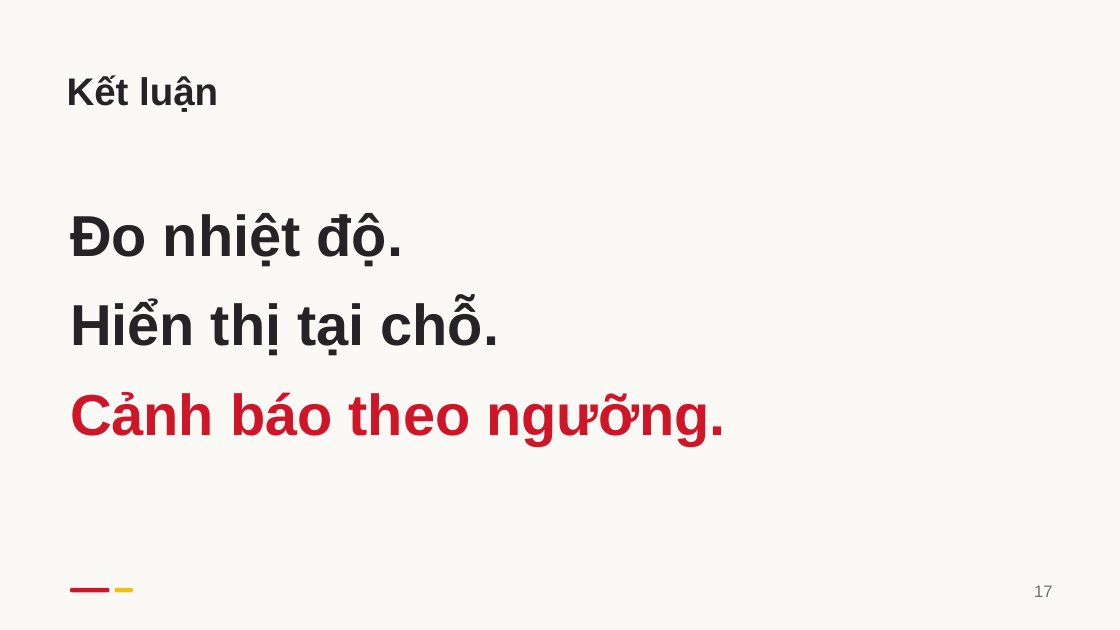
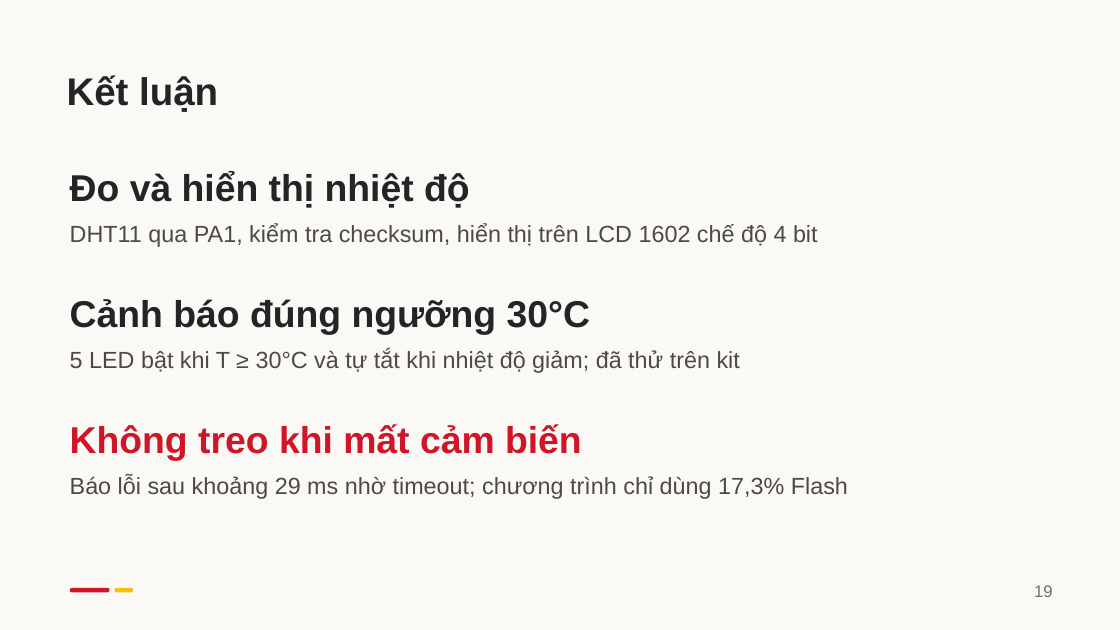
Before and after one commit to kudohieu1209/ET1-DA2, a slide deck: slide 19 of docs/report/slides/DA2_Bao_cao_HUST.pptx (slide 17 before the commit). Drawn at 1120x630 pixels with LibreOffice and Linux fonts; fonts in the diff are those of the drawing. Boxes give left, top, right and bottom in pixels: in the first picture for what was removed or moved away, otherwise in the second. Text is boxed around its words. In the diff, an @@ line names an element or a change of style, - is before the commit and + after.

```diff
--- a/docs/report/slides/DA2_Bao_cao_HUST.pptx
+++ b/docs/report/slides/DA2_Bao_cao_HUST.pptx
@@ text at (70, 172, 470, 208): text changed; size 49.5 to 32 pt @@
-Đo nhiệt độ.
+Đo và hiển thị nhiệt độ
@@ text added at (70, 223, 818, 247), 20 pt, text #4D494A @@
+DHT11 qua PA1, kiểm tra checksum, hiển thị trên LCD 1602 chế độ 4 bit
@@ text at (70, 299, 590, 335): text changed; size 49.5 to 32 pt @@
-Hiển thị tại chỗ.
+Cảnh báo đúng ngưỡng 30°C
@@ text added at (70, 349, 740, 373), 20 pt, text #4D494A @@
+5 LED bật khi T ≥ 30°C và tự tắt khi nhiệt độ giảm; đã thử trên kit
@@ text at (70, 424, 582, 461): text changed; size 49.5 to 32 pt @@
-Cảnh báo theo ngưỡng.
+Không treo khi mất cảm biến
@@ text added at (70, 475, 848, 499), 20 pt, text #4D494A @@
+Báo lỗi sau khoảng 29 ms nhờ timeout; chương trình chỉ dùng 17,3% Flash
@@ text at (1034, 585, 1053, 597): text changed @@
-17
+19
```
Also in this commit, not shown: 16 other slides changed, 2 slides added, 11 other files.
